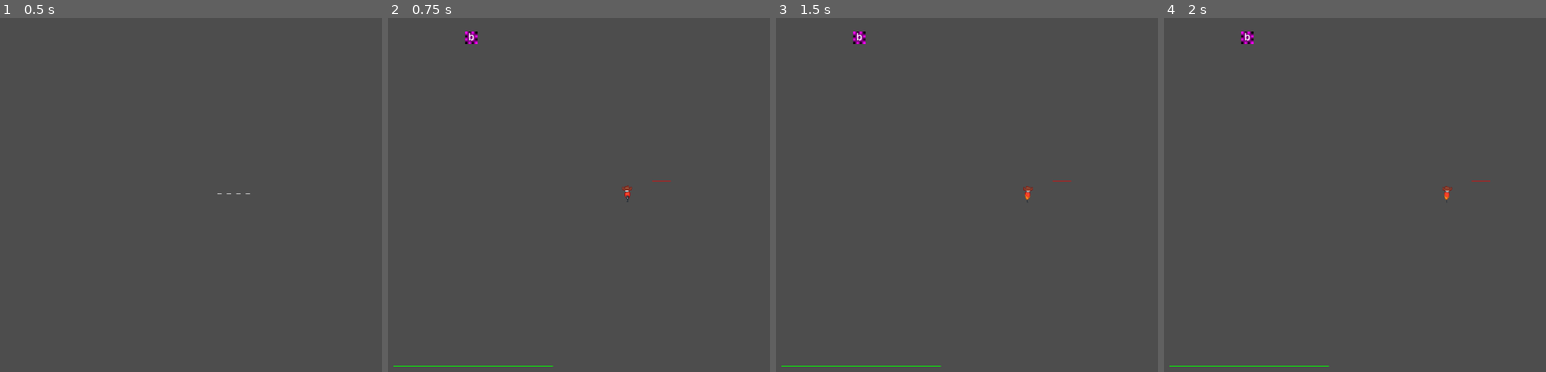
Above: before the commit, frames 1-4 (left to right).
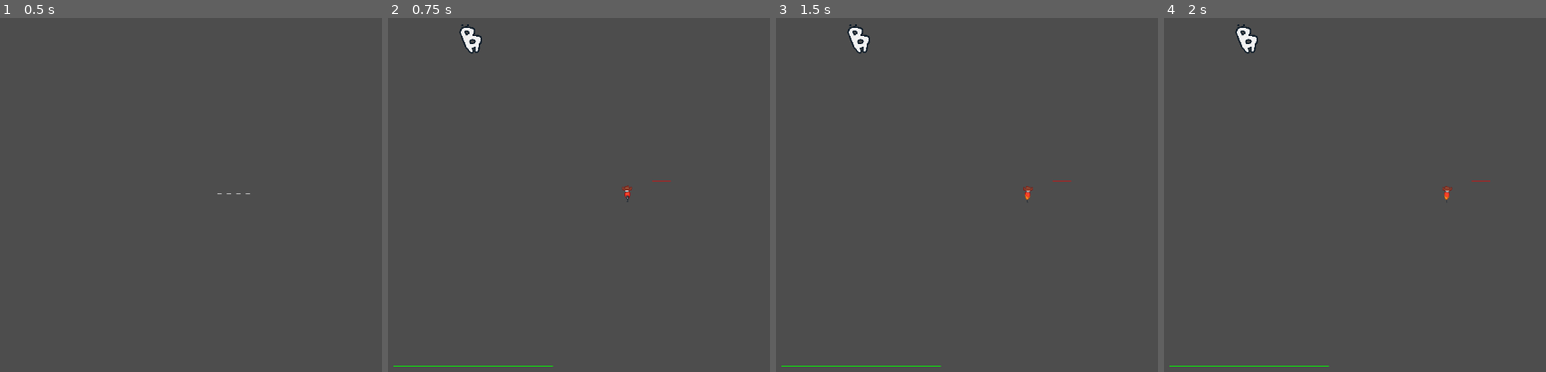
Above: after the commit, the same moments.

Repository: MagnusLucas/SpaceJam2025
Game: Godot game, scene res://UI/main_menu.tscn
Two runs of this game, one before a commit and one after it. Both use one fixed random seed, a clock stepped at 60 frames per second and the inputs below. Sound files missing from this copy of the repository are replaced by a short silence.
Inputs (mouse positions are in pixels of both pictures, inside the frame that each line leads up to):
- Up to frame 1 (0.5 s): no input
- Up to frame 2 (0.75 s): click "_ _ _ _" at 0.5 s
- Up to frame 3 (1.5 s): tap Enter at 1.25 s; move the mouse to (outside the picture) at 1.27 s; hold D (move_right) from 1.28 s (still down); tap Space (catch_letter) at 1.35 s
- Up to frame 4 (2 s): keep holding D (move_right)

Frame 1 is identical in both runs. In frame 2, 0.3% of the frame differs, in the area x 18-25%, y 1-11%; in frame 3, 0.3%; in frame 4, 0.3%.

Commit message:
letter animations :>
yay

Diff:
--- a/Game/Enemy/Enemy.gd
+++ b/Game/Enemy/Enemy.gd
@@ -16,6 +16,7 @@
 func _ready() -> void:
 	$Marker2D.position = get_node("/root/Game/Control/Map/").position
 	$Label.text = letter
+	$AnimatedSprite2D.play(letter)
 	destination = $Marker2D.position
 	const A_OFFSET : int = 95
 	set_collision_layer_value(1, false)
--- a/Game/Enemy/enemy.tscn
+++ b/Game/Enemy/enemy.tscn
@@ -1,8 +1,615 @@
-[gd_scene load_steps=4 format=3 uid="uid://xjxxswlvq08i"]
+[gd_scene load_steps=95 format=3 uid="uid://xjxxswlvq08i"]
 
 [ext_resource type="Script" uid="uid://cwi445yl2lodh" path="res://Game/Enemy/Enemy.gd" id="1_gra0s"]
+[ext_resource type="Texture2D" uid="uid://bgq4bct82e7yv" path="res://Game/Enemy/sprites/A_2.png" id="2_a8tps"]
+[ext_resource type="Texture2D" uid="uid://jawbjouqa5g5" path="res://Game/Enemy/sprites/B_2.png" id="3_ms3n7"]
+[ext_resource type="Texture2D" uid="uid://bwxkkeijqma0g" path="res://Game/Enemy/sprites/C_2.png" id="4_w3i5i"]
+[ext_resource type="Texture2D" uid="uid://c4lvi6fyrukuh" path="res://Game/Enemy/sprites/D_2.png" id="5_lehqf"]
+[ext_resource type="Texture2D" uid="uid://dfc1p473f46lp" path="res://Game/Enemy/sprites/E_2.png" id="6_os1px"]
+[ext_resource type="Texture2D" uid="uid://cmnf6k1po20g1" path="res://Game/Enemy/sprites/F_2.png" id="7_uvr7x"]
+[ext_resource type="Texture2D" uid="uid://cxbki2vtym0ou" path="res://Game/Enemy/sprites/G_2.png" id="8_ob002"]
+[ext_resource type="Texture2D" uid="uid://dhvd78rgfryrk" path="res://Game/Enemy/sprites/H_2.png" id="9_nf6sr"]
+[ext_resource type="Texture2D" uid="uid://5bey6cyi76cu" path="res://Game/Enemy/sprites/K_2.png" id="10_cg7cc"]
+[ext_resource type="Texture2D" uid="uid://dfc7lj6gixum6" path="res://Game/Enemy/sprites/I_4.png" id="10_qlcn1"]
+[ext_resource type="Texture2D" uid="uid://c8wsbsvhvb8i0" path="res://Game/Enemy/sprites/J_2.png" id="11_n8t7a"]
+[ext_resource type="Texture2D" uid="uid://ba41bamn1amfx" path="res://Game/Enemy/sprites/L_2.png" id="13_3yhq5"]
+[ext_resource type="Texture2D" uid="uid://phmplkn41g2h" path="res://Game/Enemy/sprites/M_2.png" id="14_240qq"]
+[ext_resource type="Texture2D" uid="uid://kkaxad8xyq5g" path="res://Game/Enemy/sprites/N_2.png" id="15_ko5qk"]
+[ext_resource type="Texture2D" uid="uid://eiwxmqi1r8v4" path="res://Game/Enemy/sprites/O_4.png" id="16_7nslq"]
+[ext_resource type="Texture2D" uid="uid://cvidpfb2tkkxh" path="res://Game/Enemy/sprites/P_4.png" id="17_6lcru"]
+[ext_resource type="Texture2D" uid="uid://bimvae1fsdmg6" path="res://Game/Enemy/sprites/Q_2.png" id="18_iw8fy"]
+[ext_resource type="Texture2D" uid="uid://btvlsvswkt1ju" path="res://Game/Enemy/sprites/R_2.png" id="19_a8cnj"]
+[ext_resource type="Texture2D" uid="uid://dwreb4ohx2dd7" path="res://Game/Enemy/sprites/S_4.png" id="20_bl1tw"]
+[ext_resource type="Texture2D" uid="uid://32upfsogdp47" path="res://Game/Enemy/sprites/T_2.png" id="21_o4ru4"]
+[ext_resource type="Texture2D" uid="uid://kqlqq8m5eq3v" path="res://Game/Enemy/sprites/U_2.png" id="22_xv6iu"]
+[ext_resource type="Texture2D" uid="uid://cvy4s0xm74kn5" path="res://Game/Enemy/sprites/V_2.png" id="23_b5yso"]
+[ext_resource type="Texture2D" uid="uid://qfe7s6uduuon" path="res://Game/Enemy/sprites/W_2.png" id="24_hftf3"]
+[ext_resource type="Texture2D" uid="uid://c87omxfv1naoy" path="res://Game/Enemy/sprites/X_4.png" id="25_uyief"]
+[ext_resource type="Texture2D" uid="uid://cc51otv5lqlgu" path="res://Game/Enemy/sprites/Y_4.png" id="26_irev1"]
+[ext_resource type="Texture2D" uid="uid://l58rmxmslje4" path="res://Game/Enemy/sprites/Z_2.png" id="27_ni80n"]
 
 [sub_resource type="CircleShape2D" id="CircleShape2D_045ik"]
+
+[sub_resource type="AtlasTexture" id="AtlasTexture_xhwg1"]
+atlas = ExtResource("2_a8tps")
+region = Rect2(0, 0, 80, 70)
+
+[sub_resource type="AtlasTexture" id="AtlasTexture_o0bfm"]
+atlas = ExtResource("2_a8tps")
+region = Rect2(80, 0, 80, 70)
+
+[sub_resource type="AtlasTexture" id="AtlasTexture_aftox"]
+atlas = ExtResource("3_ms3n7")
+region = Rect2(0, 0, 80, 70)
+
+[sub_resource type="AtlasTexture" id="AtlasTexture_vyjvy"]
+atlas = ExtResource("3_ms3n7")
+region = Rect2(80, 0, 80, 70)
+
+[sub_resource type="AtlasTexture" id="AtlasTexture_dj2wv"]
+atlas = ExtResource("4_w3i5i")
+region = Rect2(0, 0, 80, 70)
+
+[sub_resource type="AtlasTexture" id="AtlasTexture_lrr80"]
+atlas = ExtResource("4_w3i5i")
+region = Rect2(80, 0, 80, 70)
+
+[sub_resource type="AtlasTexture" id="AtlasTexture_l0cpj"]
+atlas = ExtResource("5_lehqf")
+region = Rect2(0, 0, 80, 70)
+
+[sub_resource type="AtlasTexture" id="AtlasTexture_n80i2"]
+atlas = ExtResource("5_lehqf")
+region = Rect2(80, 0, 80, 70)
+
+[sub_resource type="AtlasTexture" id="AtlasTexture_km1ua"]
+atlas = ExtResource("6_os1px")
+region = Rect2(0, 0, 80, 70)
+
+[sub_resource type="AtlasTexture" id="AtlasTexture_kakka"]
+atlas = ExtResource("6_os1px")
+region = Rect2(80, 0, 80, 70)
+
+[sub_resource type="AtlasTexture" id="AtlasTexture_vtt7h"]
+atlas = ExtResource("7_uvr7x")
+region = Rect2(0, 0, 80, 70)
+
+[sub_resource type="AtlasTexture" id="AtlasTexture_qlcn1"]
+atlas = ExtResource("7_uvr7x")
+region = Rect2(80, 0, 80, 70)
+
+[sub_resource type="AtlasTexture" id="AtlasTexture_n8t7a"]
+atlas = ExtResource("8_ob002")
+region = Rect2(0, 0, 80, 70)
+
+[sub_resource type="AtlasTexture" id="AtlasTexture_3yhq5"]
+atlas = ExtResource("8_ob002")
+region = Rect2(80, 0, 80, 70)
+
+[sub_resource type="AtlasTexture" id="AtlasTexture_240qq"]
+atlas = ExtResource("9_nf6sr")
+region = Rect2(0, 0, 80, 70)
+
+[sub_resource type="AtlasTexture" id="AtlasTexture_ko5qk"]
+atlas = ExtResource("9_nf6sr")
+region = Rect2(80, 0, 80, 70)
+
+[sub_resource type="AtlasTexture" id="AtlasTexture_ia0qt"]
+atlas = ExtResource("10_qlcn1")
+region = Rect2(0, 0, 80, 70)
+
+[sub_resource type="AtlasTexture" id="AtlasTexture_ehprc"]
+atlas = ExtResource("10_qlcn1")
+region = Rect2(80, 0, 80, 70)
+
+[sub_resource type="AtlasTexture" id="AtlasTexture_6kfae"]
+atlas = ExtResource("10_qlcn1")
+region = Rect2(160, 0, 80, 70)
+
+[sub_resource type="AtlasTexture" id="AtlasTexture_hn32e"]
+atlas = ExtResource("10_qlcn1")
+region = Rect2(240, 0, 80, 70)
+
+[sub_resource type="AtlasTexture" id="AtlasTexture_hvbmr"]
+atlas = ExtResource("11_n8t7a")
+region = Rect2(0, 0, 80, 70)
+
+[sub_resource type="AtlasTexture" id="AtlasTexture_1rldo"]
+atlas = ExtResource("11_n8t7a")
+region = Rect2(80, 0, 80, 70)
+
+[sub_resource type="AtlasTexture" id="AtlasTexture_7nslq"]
+atlas = ExtResource("10_cg7cc")
+region = Rect2(0, 0, 80, 70)
+
+[sub_resource type="AtlasTexture" id="AtlasTexture_6lcru"]
+atlas = ExtResource("10_cg7cc")
+region = Rect2(80, 0, 80, 70)
+
+[sub_resource type="AtlasTexture" id="AtlasTexture_h1qtx"]
+atlas = ExtResource("13_3yhq5")
+region = Rect2(0, 0, 80, 70)
+
+[sub_resource type="AtlasTexture" id="AtlasTexture_7cfgg"]
+atlas = ExtResource("13_3yhq5")
+region = Rect2(80, 0, 80, 70)
+
+[sub_resource type="AtlasTexture" id="AtlasTexture_jqkmm"]
+atlas = ExtResource("14_240qq")
+region = Rect2(0, 0, 80, 70)
+
+[sub_resource type="AtlasTexture" id="AtlasTexture_x4bdc"]
+atlas = ExtResource("14_240qq")
+region = Rect2(80, 0, 80, 70)
+
+[sub_resource type="AtlasTexture" id="AtlasTexture_w4muy"]
+atlas = ExtResource("15_ko5qk")
+region = Rect2(0, 0, 80, 70)
+
+[sub_resource type="AtlasTexture" id="AtlasTexture_ccfnf"]
+atlas = ExtResource("15_ko5qk")
+region = Rect2(80, 0, 80, 70)
+
+[sub_resource type="AtlasTexture" id="AtlasTexture_2aayx"]
+atlas = ExtResource("16_7nslq")
+region = Rect2(0, 0, 80, 70)
+
+[sub_resource type="AtlasTexture" id="AtlasTexture_h62sw"]
+atlas = ExtResource("16_7nslq")
+region = Rect2(80, 0, 80, 70)
+
+[sub_resource type="AtlasTexture" id="AtlasTexture_ihtun"]
+atlas = ExtResource("16_7nslq")
+region = Rect2(160, 0, 80, 70)
+
+[sub_resource type="AtlasTexture" id="AtlasTexture_b4jr0"]
+atlas = ExtResource("16_7nslq")
+region = Rect2(240, 0, 80, 70)
+
+[sub_resource type="AtlasTexture" id="AtlasTexture_8edgo"]
+atlas = ExtResource("17_6lcru")
+region = Rect2(0, 0, 80, 70)
+
+[sub_resource type="AtlasTexture" id="AtlasTexture_0k5gu"]
+atlas = ExtResource("17_6lcru")
+region = Rect2(80, 0, 80, 70)
+
+[sub_resource type="AtlasTexture" id="AtlasTexture_vklgr"]
+atlas = ExtResource("17_6lcru")
+region = Rect2(160, 0, 80, 70)
+
+[sub_resource type="AtlasTexture" id="AtlasTexture_4btid"]
+atlas = ExtResource("17_6lcru")
+region = Rect2(240, 0, 80, 70)
+
+[sub_resource type="AtlasTexture" id="AtlasTexture_gj1fp"]
+atlas = ExtResource("18_iw8fy")
+region = Rect2(0, 0, 80, 70)
+
+[sub_resource type="AtlasTexture" id="AtlasTexture_uqyd4"]
+atlas = ExtResource("18_iw8fy")
+region = Rect2(80, 0, 80, 70)
+
+[sub_resource type="AtlasTexture" id="AtlasTexture_wjy8p"]
+atlas = ExtResource("19_a8cnj")
+region = Rect2(0, 0, 80, 70)
+
+[sub_resource type="AtlasTexture" id="AtlasTexture_xiwa3"]
+atlas = ExtResource("19_a8cnj")
+region = Rect2(80, 0, 80, 70)
+
+[sub_resource type="AtlasTexture" id="AtlasTexture_whnta"]
+atlas = ExtResource("20_bl1tw")
+region = Rect2(0, 0, 80, 70)
+
+[sub_resource type="AtlasTexture" id="AtlasTexture_obld2"]
+atlas = ExtResource("20_bl1tw")
+region = Rect2(80, 0, 80, 70)
+
+[sub_resource type="AtlasTexture" id="AtlasTexture_n0ur7"]
+atlas = ExtResource("20_bl1tw")
+region = Rect2(160, 0, 80, 70)
+
+[sub_resource type="AtlasTexture" id="AtlasTexture_1l6v3"]
+atlas = ExtResource("20_bl1tw")
+region = Rect2(240, 0, 80, 70)
+
+[sub_resource type="AtlasTexture" id="AtlasTexture_u0lqi"]
+atlas = ExtResource("21_o4ru4")
+region = Rect2(0, 0, 80, 70)
+
+[sub_resource type="AtlasTexture" id="AtlasTexture_vkg0c"]
+atlas = ExtResource("21_o4ru4")
+region = Rect2(80, 0, 80, 70)
+
+[sub_resource type="AtlasTexture" id="AtlasTexture_bfxpq"]
+atlas = ExtResource("22_xv6iu")
+region = Rect2(0, 0, 80, 70)
+
+[sub_resource type="AtlasTexture" id="AtlasTexture_s8h2i"]
+atlas = ExtResource("22_xv6iu")
+region = Rect2(80, 0, 80, 70)
+
+[sub_resource type="AtlasTexture" id="AtlasTexture_empx7"]
+atlas = ExtResource("23_b5yso")
+region = Rect2(0, 0, 80, 70)
+
+[sub_resource type="AtlasTexture" id="AtlasTexture_40jeq"]
+atlas = ExtResource("23_b5yso")
+region = Rect2(80, 0, 80, 70)
+
+[sub_resource type="AtlasTexture" id="AtlasTexture_skewo"]
+atlas = ExtResource("24_hftf3")
+region = Rect2(0, 0, 80, 70)
+
+[sub_resource type="AtlasTexture" id="AtlasTexture_xb1o2"]
+atlas = ExtResource("24_hftf3")
+region = Rect2(80, 0, 80, 70)
+
+[sub_resource type="AtlasTexture" id="AtlasTexture_4xfsp"]
+atlas = ExtResource("25_uyief")
+region = Rect2(0, 0, 80, 70)
+
+[sub_resource type="AtlasTexture" id="AtlasTexture_ops5s"]
+atlas = ExtResource("25_uyief")
+region = Rect2(80, 0, 80, 70)
+
+[sub_resource type="AtlasTexture" id="AtlasTexture_qwcqh"]
+atlas = ExtResource("25_uyief")
+region = Rect2(160, 0, 80, 70)
+
+[sub_resource type="AtlasTexture" id="AtlasTexture_3d4ur"]
+atlas = ExtResource("25_uyief")
+region = Rect2(240, 0, 80, 70)
+
+[sub_resource type="AtlasTexture" id="AtlasTexture_vthef"]
+atlas = ExtResource("26_irev1")
+region = Rect2(0, 0, 80, 70)
+
+[sub_resource type="AtlasTexture" id="AtlasTexture_878hg"]
+atlas = ExtResource("26_irev1")
+region = Rect2(80, 0, 80, 70)
+
+[sub_resource type="AtlasTexture" id="AtlasTexture_asvba"]
+atlas = ExtResource("26_irev1")
+region = Rect2(160, 0, 80, 70)
+
+[sub_resource type="AtlasTexture" id="AtlasTexture_e33bn"]
+atlas = ExtResource("26_irev1")
+region = Rect2(240, 0, 80, 70)
+
+[sub_resource type="AtlasTexture" id="AtlasTexture_maq27"]
+atlas = ExtResource("27_ni80n")
+region = Rect2(0, 0, 80, 70)
+
+[sub_resource type="AtlasTexture" id="AtlasTexture_n2kbm"]
+atlas = ExtResource("27_ni80n")
+region = Rect2(80, 0, 80, 70)
+
+[sub_resource type="SpriteFrames" id="SpriteFrames_wdnsp"]
+animations = [{
+"frames": [{
+"duration": 1.0,
+"texture": SubResource("AtlasTexture_xhwg1")
+}, {
+"duration": 1.0,
+"texture": SubResource("AtlasTexture_o0bfm")
+}],
+"loop": true,
+"name": &"a",
+"speed": 3.0
+}, {
+"frames": [{
+"duration": 1.0,
+"texture": SubResource("AtlasTexture_aftox")
+}, {
+"duration": 1.0,
+"texture": SubResource("AtlasTexture_vyjvy")
+}],
+"loop": true,
+"name": &"b",
+"speed": 3.0
+}, {
+"frames": [{
+"duration": 1.0,
+"texture": SubResource("AtlasTexture_dj2wv")
+}, {
+"duration": 1.0,
+"texture": SubResource("AtlasTexture_lrr80")
+}],
+"loop": true,
+"name": &"c",
+"speed": 3.0
+}, {
+"frames": [{
+"duration": 1.0,
+"texture": SubResource("AtlasTexture_l0cpj")
+}, {
+"duration": 1.0,
+"texture": SubResource("AtlasTexture_n80i2")
+}],
+"loop": true,
+"name": &"d",
+"speed": 3.0
+}, {
+"frames": [{
+"duration": 1.0,
+"texture": SubResource("AtlasTexture_km1ua")
+}, {
+"duration": 1.0,
+"texture": SubResource("AtlasTexture_kakka")
+}],
+"loop": true,
+"name": &"e",
+"speed": 3.0
+}, {
+"frames": [{
+"duration": 1.0,
+"texture": SubResource("AtlasTexture_vtt7h")
+}, {
+"duration": 1.0,
+"texture": SubResource("AtlasTexture_qlcn1")
+}],
+"loop": true,
+"name": &"f",
+"speed": 3.0
+}, {
+"frames": [{
+"duration": 1.0,
+"texture": SubResource("AtlasTexture_n8t7a")
+}, {
+"duration": 1.0,
+"texture": SubResource("AtlasTexture_3yhq5")
+}],
+"loop": true,
+"name": &"g",
+"speed": 3.0
+}, {
+"frames": [{
+"duration": 1.0,
+"texture": SubResource("AtlasTexture_240qq")
+}, {
+"duration": 1.0,
+"texture": SubResource("AtlasTexture_ko5qk")
+}],
+"loop": true,
+"name": &"h",
+"speed": 3.0
+}, {
+"frames": [{
+"duration": 1.0,
+"texture": SubResource("AtlasTexture_ia0qt")
+}, {
+"duration": 1.0,
+"texture": SubResource("AtlasTexture_ehprc")
+}, {
+"duration": 1.0,
+"texture": SubResource("AtlasTexture_6kfae")
+}, {
+"duration": 1.0,
+"texture": SubResource("AtlasTexture_hn32e")
+}],
+"loop": true,
+"name": &"i",
+"speed": 6.0
+}, {
+"frames": [{
+"duration": 1.0,
+"texture": SubResource("AtlasTexture_hvbmr")
+}, {
+"duration": 1.0,
+"texture": SubResource("AtlasTexture_1rldo")
+}],
+"loop": true,
+"name": &"j",
+"speed": 3.0
+}, {
+"frames": [{
+"duration": 1.0,
+"texture": SubResource("AtlasTexture_7nslq")
+}, {
+"duration": 1.0,
+"texture": SubResource("AtlasTexture_6lcru")
+}],
+"loop": true,
+"name": &"k",
+"speed": 3.0
+}, {
+"frames": [{
+"duration": 1.0,
+"texture": SubResource("AtlasTexture_h1qtx")
+}, {
+"duration": 1.0,
+"texture": SubResource("AtlasTexture_7cfgg")
+}],
+"loop": true,
+"name": &"l",
+"speed": 3.0
+}, {
+"frames": [{
+"duration": 1.0,
+"texture": SubResource("AtlasTexture_jqkmm")
+}, {
+"duration": 1.0,
+"texture": SubResource("AtlasTexture_x4bdc")
+}],
+"loop": true,
+"name": &"m",
+"speed": 3.0
+}, {
+"frames": [{
+"duration": 1.0,
+"texture": SubResource("AtlasTexture_w4muy")
+}, {
+"duration": 1.0,
+"texture": SubResource("AtlasTexture_ccfnf")
+}],
+"loop": true,
+"name": &"n",
+"speed": 3.0
+}, {
+"frames": [{
+"duration": 1.0,
+"texture": SubResource("AtlasTexture_2aayx")
+}, {
+"duration": 1.0,
+"texture": SubResource("AtlasTexture_h62sw")
+}, {
+"duration": 1.0,
+"texture": SubResource("AtlasTexture_ihtun")
+}, {
+"duration": 1.0,
+"texture": SubResource("AtlasTexture_b4jr0")
+}],
+"loop": true,
+"name": &"o",
+"speed": 6.0
+}, {
+"frames": [{
+"duration": 1.0,
+"texture": SubResource("AtlasTexture_8edgo")
+}, {
+"duration": 1.0,
+"texture": SubResource("AtlasTexture_0k5gu")
+}, {
+"duration": 1.0,
+"texture": SubResource("AtlasTexture_vklgr")
+}, {
+"duration": 1.0,
+"texture": SubResource("AtlasTexture_4btid")
+}],
+"loop": true,
+"name": &"p",
+"speed": 6.0
+}, {
+"frames": [{
+"duration": 1.0,
+"texture": SubResource("AtlasTexture_gj1fp")
+}, {
+"duration": 1.0,
+"texture": SubResource("AtlasTexture_uqyd4")
+}],
+"loop": true,
+"name": &"q",
+"speed": 3.0
+}, {
+"frames": [{
+"duration": 1.0,
+"texture": SubResource("AtlasTexture_wjy8p")
+}, {
+"duration": 1.0,
+"texture": SubResource("AtlasTexture_xiwa3")
+}],
+"loop": true,
+"name": &"r",
+"speed": 3.0
+}, {
+"frames": [{
+"duration": 1.0,
+"texture": SubResource("AtlasTexture_whnta")
+}, {
+"duration": 1.0,
+"texture": SubResource("AtlasTexture_obld2")
+}, {
+"duration": 1.0,
+"texture": SubResource("AtlasTexture_n0ur7")
+}, {
+"duration": 1.0,
+"texture": SubResource("AtlasTexture_1l6v3")
+}],
+"loop": true,
+"name": &"s",
+"speed": 6.0
+}, {
+"frames": [{
+"duration": 1.0,
+"texture": SubResource("AtlasTexture_u0lqi")
+}, {
+"duration": 1.0,
+"texture": SubResource("AtlasTexture_vkg0c")
+}],
+"loop": true,
+"name": &"t",
+"speed": 3.0
+}, {
+"frames": [{
+"duration": 1.0,
+"texture": SubResource("AtlasTexture_bfxpq")
+}, {
+"duration": 1.0,
+"texture": SubResource("AtlasTexture_s8h2i")
+}],
+"loop": true,
+"name": &"u",
+"speed": 3.0
+}, {
+"frames": [{
+"duration": 1.0,
+"texture": SubResource("AtlasTexture_empx7")
+}, {
+"duration": 1.0,
+"texture": SubResource("AtlasTexture_40jeq")
+}],
+"loop": true,
+"name": &"v",
+"speed": 3.0
+}, {
+"frames": [{
+"duration": 1.0,
+"texture": SubResource("AtlasTexture_skewo")
+}, {
+"duration": 1.0,
+"texture": SubResource("AtlasTexture_xb1o2")
+}],
+"loop": true,
+"name": &"w",
+"speed": 3.0
+}, {
+"frames": [{
+"duration": 1.0,
+"texture": SubResource("AtlasTexture_4xfsp")
+}, {
+"duration": 1.0,
+"texture": SubResource("AtlasTexture_ops5s")
+}, {
+"duration": 1.0,
+"texture": SubResource("AtlasTexture_qwcqh")
+}, {
+"duration": 1.0,
+"texture": SubResource("AtlasTexture_3d4ur")
+}],
+"loop": true,
+"name": &"x",
+"speed": 6.0
+}, {
+"frames": [{
+"duration": 1.0,
+"texture": SubResource("AtlasTexture_vthef")
+}, {
+"duration": 1.0,
+"texture": SubResource("AtlasTexture_878hg")
+}, {
+"duration": 1.0,
+"texture": SubResource("AtlasTexture_asvba")
+}, {
+"duration": 1.0,
+"texture": SubResource("AtlasTexture_e33bn")
+}],
+"loop": true,
+"name": &"y",
+"speed": 6.0
+}, {
+"frames": [{
+"duration": 1.0,
+"texture": SubResource("AtlasTexture_maq27")
+}, {
+"duration": 1.0,
+"texture": SubResource("AtlasTexture_n2kbm")
+}],
+"loop": true,
+"name": &"z",
+"speed": 3.0
+}]
 
 [sub_resource type="PlaceholderTexture2D" id="PlaceholderTexture2D_gra0s"]
 
@@ -12,7 +619,13 @@
 [node name="CollisionShape2D" type="CollisionShape2D" parent="."]
 shape = SubResource("CircleShape2D_045ik")
 
+[node name="AnimatedSprite2D" type="AnimatedSprite2D" parent="."]
+sprite_frames = SubResource("SpriteFrames_wdnsp")
+animation = &"y"
+frame_progress = 0.691146
+
 [node name="TextureRect" type="TextureRect" parent="."]
+visible = false
 offset_left = -10.0
 offset_top = -10.0
 offset_right = 10.0
@@ -20,6 +633,7 @@
 texture = SubResource("PlaceholderTexture2D_gra0s")
 
 [node name="Label" type="Label" parent="."]
+visible = false
 offset_left = -5.0
 offset_top = -14.0
 offset_right = 58.0
--- a/Game/Player/player.tscn
+++ b/Game/Player/player.tscn
@@ -144,7 +144,7 @@
 [node name="AnimatedSprite2D" type="AnimatedSprite2D" parent="Sprite2D"]
 sprite_frames = SubResource("SpriteFrames_akrrf")
 animation = &"left_run"
-frame_progress = 0.470091
+frame_progress = 0.0681101
 
 [node name="Area2D" type="Area2D" parent="."]
 position = Vector2(0, -50)
Binary file added: Game/Enemy/B_2.png
Not shown, added: Game/Enemy/B_2.png.import
Binary file added: Game/Enemy/C_2.png
Not shown, added: Game/Enemy/C_2.png.import
Binary file added: Game/Enemy/D_2.png
Not shown, added: Game/Enemy/D_2.png.import
Binary file added: Game/Enemy/E_2.png
Not shown, added: Game/Enemy/E_2.png.import
Binary file added: Game/Enemy/F_2.png
Not shown, added: Game/Enemy/F_2.png.import
Binary file added: Game/Enemy/G_2.png
Not shown, added: Game/Enemy/G_2.png.import
(and 92 more such lines)
